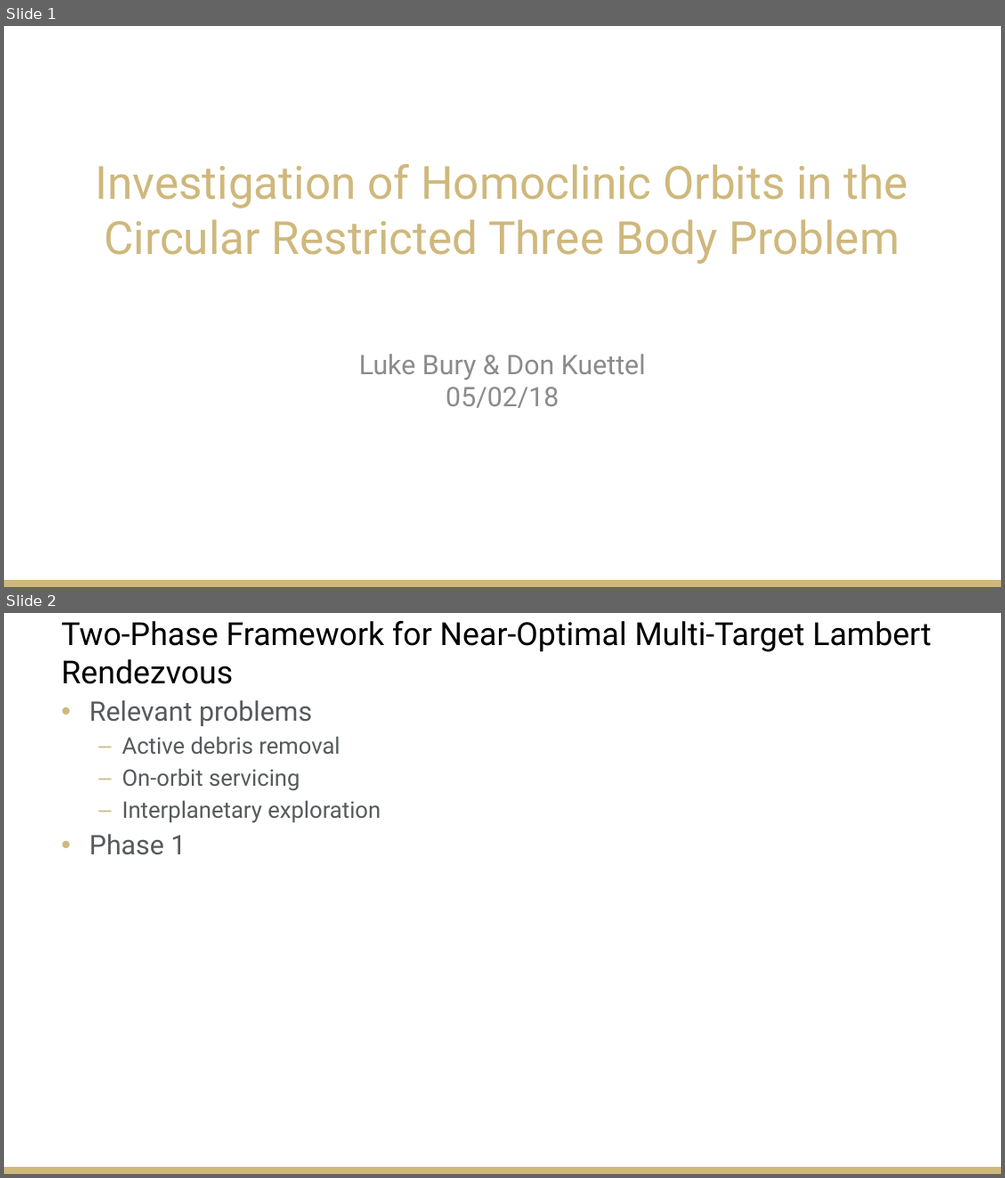
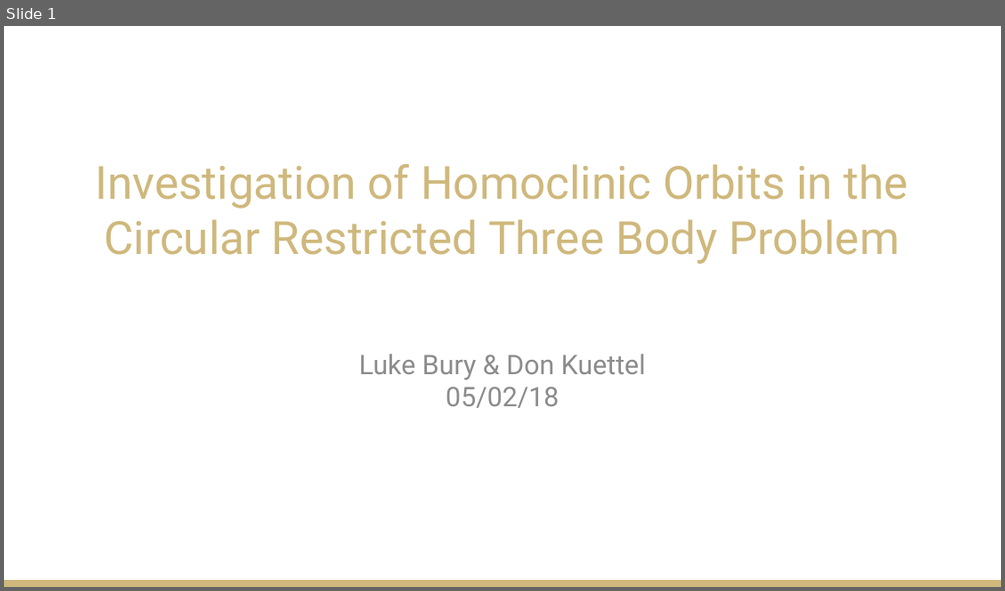
Before and after one commit to LukeBury/appm5460_proposal, a slide deck: Presentation/FinalPresentation_APPM5460_LBDK.pptx. Shown one above the other, each under a label of ours: slides 1 and 2 before the commit, slide 1 after it. The pictures are 1005x1178 and 1005x591 pixels, drawn with LibreOffice and Linux fonts; fonts in the diff are those of the drawing; background and template pictures are left out. Boxes give left, top, right and bottom in pixels: in the first picture for what was removed or moved away, otherwise in the second. Text is boxed around its words. In the diff, an @@ line names an element or a change of style, - is before the commit and + after.

```diff
--- a/Presentation/FinalPresentation_APPM5460_LBDK.pptx
+++ b/Presentation/FinalPresentation_APPM5460_LBDK.pptx
@@ slide 2 removed at [4,613,1001,1174], background #FFFFFF; not listed: 1 template element that a slide beside it also shows @@
@@ title removed at [61,621,931,684] @@
-Two-Phase Framework for Near-Optimal Multi-Target Lambert Rendezvous
@@ text removed at [89,700,380,855] @@
-• Relevant problems
-  – Active debris removal
-  – On-orbit servicing
-  – Interplanetary exploration
-• Phase 1
```
Also in this commit, not shown: 1 slide added, 2 other slides removed.
